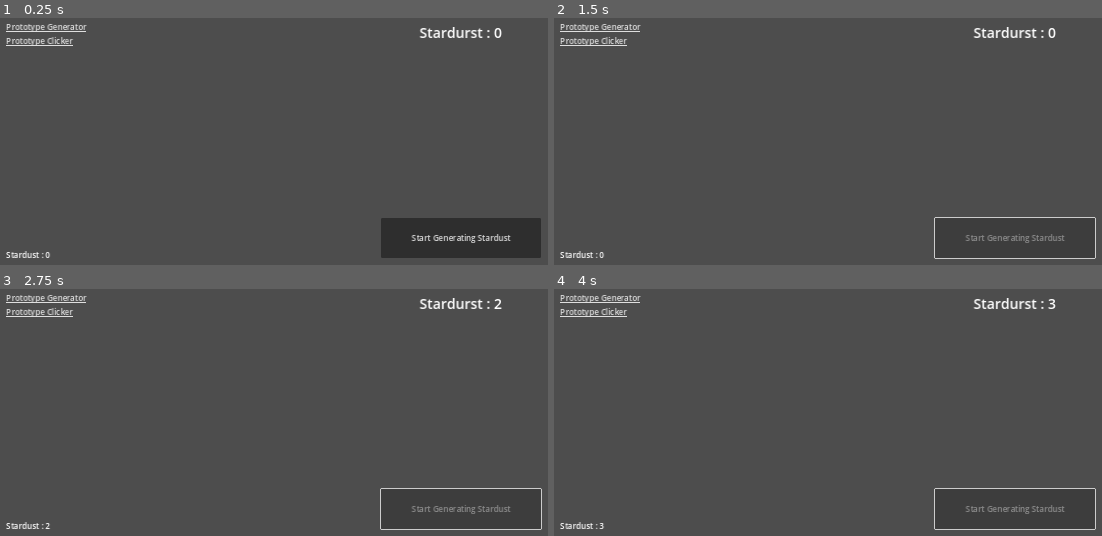
Above: before the commit, frames 1-4 (two rows, left to right).
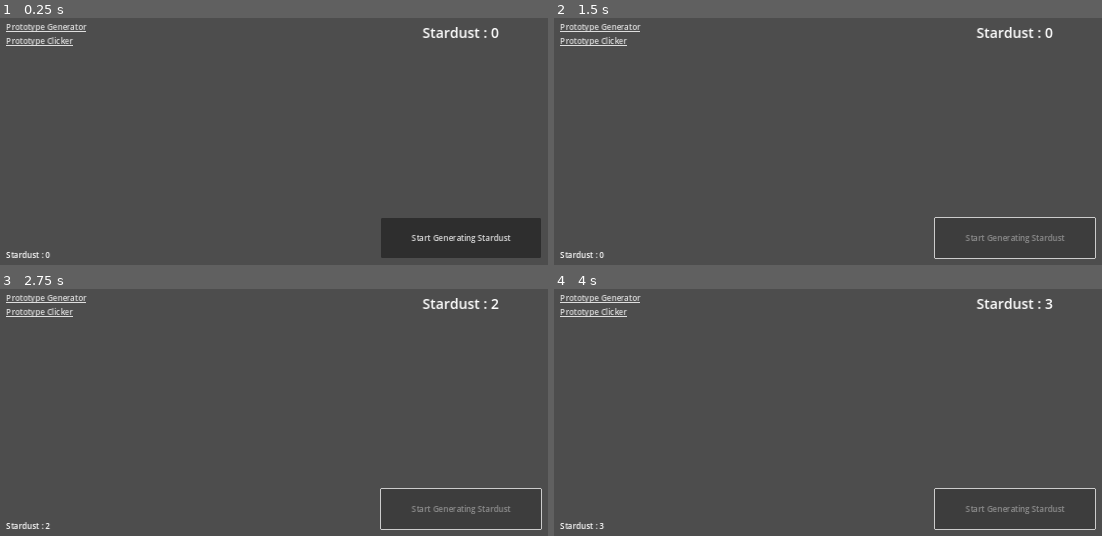
Above: after the commit, the same moments.

Repository: ZibelineDev/project_stardust_yt
Game: Godot game, scene res://scenes/game/game.tscn
Two runs of this game, one before a commit and one after it. Both use one fixed random seed, a clock stepped at 60 frames per second and the inputs below.
Inputs:
- Up to frame 1 (0.25 s): no input
- Up to frame 2 (1.5 s): click "Start Generating Stardust" at 0.5 s; tap Enter at 1.25 s
- Up to frame 3 (2.75 s): tap Space at 2 s
- Up to frame 4 (4 s): tap Enter at 2.75 s; tap Space at 3.5 s

The runs differ from the first frame. In frame 1, 0.4% of the frame differs, in the area x 76-92%, y 3-9%; in frame 2, 0.4%; in frame 3, 0.4%; in frame 4, 0.4%.

Commit message:
✨ Stardust resource handler

Diff:
--- a/scenes/game/game.tscn
+++ b/scenes/game/game.tscn
@@ -1,9 +1,15 @@
-[gd_scene load_steps=3 format=3 uid="uid://clfmkhvxqmbce"]
+[gd_scene load_steps=4 format=3 uid="uid://clfmkhvxqmbce"]
 
 [ext_resource type="Script" path="res://scenes/game/game.gd" id="1_ns8dq"]
 [ext_resource type="PackedScene" uid="uid://cjymagdl32vwk" path="res://scenes/user_interface/user_interface.tscn" id="2_2yt11"]
+[ext_resource type="Script" path="res://scripts/handlers/handler_stardust.gd" id="2_6k8n8"]
 
 [node name="Game" type="Node"]
 script = ExtResource("1_ns8dq")
 
+[node name="Handlers" type="Node" parent="."]
+
+[node name="Stardust" type="Node" parent="Handlers"]
+script = ExtResource("2_6k8n8")
+
 [node name="UserInterface" parent="." instance=ExtResource("2_2yt11")]
--- a/scenes/prototypes/clicker/prototype_clicker.gd
+++ b/scenes/prototypes/clicker/prototype_clicker.gd
@@ -2,9 +2,6 @@
 extends Control
 ## A clicker prototype creating stardust.
 
-
-## Reference to the label displaying the current amount of stardust created.
-@export var label : Label
 
 ## Reference to the user interface.
 @export var user_interface : UserInterface
@@ -14,26 +11,14 @@
 
 ## Initialize the label at launch.
 func _ready() -> void:
-	update_label_text()
-
 	visible = false
 
 	user_interface.navigation_requested.connect(_on_navigation_request)
 
 
-## Temporary function to update the label.
-func _process(_delta: float) -> void:
-	update_label_text()
-
-
 ## Create 1 stardust.
 func create_stardust() -> void:
-	Game.ref.data.stardust += 1
-
-
-## Update the text of the label to reflect a change in stardust amount.
-func update_label_text() -> void:
-	label.text = "Stardust : %s" %Game.ref.data.stardust
+	HandlerStardust.ref.create_stardust(1)
 
 
 ## Triggered when the create stardust button is pressed.
--- a/scenes/prototypes/clicker/prototype_clicker.tscn
+++ b/scenes/prototypes/clicker/prototype_clicker.tscn
@@ -1,8 +1,9 @@
-[gd_scene load_steps=2 format=3 uid="uid://dj748bsni0nws"]
+[gd_scene load_steps=3 format=3 uid="uid://dj748bsni0nws"]
 
 [ext_resource type="Script" path="res://scenes/prototypes/clicker/prototype_clicker.gd" id="1_3s870"]
+[ext_resource type="Script" path="res://scenes/user_interface/stardust_label.gd" id="2_jf2vm"]
 
-[node name="PrototypeClicker" type="Control" node_paths=PackedStringArray("label")]
+[node name="PrototypeClicker" type="Control"]
 layout_mode = 3
 anchors_preset = 15
 anchor_right = 1.0
@@ -10,7 +11,6 @@
 grow_horizontal = 2
 grow_vertical = 2
 script = ExtResource("1_3s870")
-label = NodePath("Label")
 
 [node name="Label" type="Label" parent="."]
 custom_minimum_size = Vector2(0, 80)
@@ -23,6 +23,7 @@
 text = "Stardust : <value>"
 horizontal_alignment = 1
 vertical_alignment = 1
+script = ExtResource("2_jf2vm")
 
 [node name="Button" type="Button" parent="."]
 custom_minimum_size = Vector2(320, 80)
--- a/scenes/prototypes/generator/prototype_generator.gd
+++ b/scenes/prototypes/generator/prototype_generator.gd
@@ -3,8 +3,6 @@
 ## Generator prototype creating stardust every seconds.
 
 
-## Reference to the label displaying the current amount of stardust in storage.
-@export var label : Label
 ## Reference to the button starting the generation.
 @export var button : Button
 ## Reference to the timer.
@@ -18,26 +16,14 @@
 
 ## Initizalize the label.
 func _ready() -> void:
-	update_label_text()
-
 	visible = true
 
 	user_interface.navigation_requested.connect(_on_navigation_request)
 
 
-## Temporary function to update the label.
-func _process(_delta: float) -> void:
-	update_label_text()
-
-
 ## Creates stardust and store it.
 func create_stardust() -> void:
-	Game.ref.data.stardust += 1
-
-
-## Updates the label text to match the current amount of stardust in storage.
-func update_label_text() -> void:
-	label.text = "Stardurst : %s" %Game.ref.data.stardust
+	HandlerStardust.ref.create_stardust(1)
 
 
 ## Start the timer and disable the button.
--- a/scenes/prototypes/generator/prototype_generator.tscn
+++ b/scenes/prototypes/generator/prototype_generator.tscn
@@ -1,8 +1,9 @@
-[gd_scene load_steps=2 format=3 uid="uid://d0l2xk3s1uftw"]
+[gd_scene load_steps=3 format=3 uid="uid://d0l2xk3s1uftw"]
 
 [ext_resource type="Script" path="res://scenes/prototypes/generator/prototype_generator.gd" id="1_214d0"]
+[ext_resource type="Script" path="res://scenes/user_interface/stardust_label.gd" id="2_eqcl3"]
 
-[node name="PrototypeGenerator" type="Control" node_paths=PackedStringArray("label", "button", "timer")]
+[node name="PrototypeGenerator" type="Control" node_paths=PackedStringArray("button", "timer")]
 layout_mode = 3
 anchors_preset = 15
 anchor_right = 1.0
@@ -10,7 +11,6 @@
 grow_horizontal = 2
 grow_vertical = 2
 script = ExtResource("1_214d0")
-label = NodePath("Label")
 button = NodePath("Button")
 timer = NodePath("Timer")
 
@@ -41,6 +41,7 @@
 text = "Stardust : <no_value>"
 horizontal_alignment = 1
 vertical_alignment = 1
+script = ExtResource("2_eqcl3")
 
 [node name="Timer" type="Timer" parent="."]
 
--- a/scenes/user_interface/stardust_label.gd
+++ b/scenes/user_interface/stardust_label.gd
@@ -3,11 +3,13 @@
 ## Displays the current amount of stardust available.
 
 
-## Temporary function to update the text.
-func _process(_delta: float) -> void:
+## Connecting signals.
+func _ready() -> void:
 	update_text()
+	HandlerStardust.ref.stardust_created.connect(update_text)
+	HandlerStardust.ref.stardust_consumed.connect(update_text)
 
 
 ## Updates the text the reflect the current amount of stardust.
-func update_text() -> void:
-	text = "Stardust : %s" %Game.ref.data.stardust
+func update_text(_quantity : int = -1) -> void:
+	text = "Stardust : %s" %HandlerStardust.ref.stardust()
--- /dev/null
+++ b/scripts/handlers/handler_stardust.gd
@@ -0,0 +1,43 @@
+class_name HandlerStardust
+extends Node
+## Manages stardust and related signals.
+
+## Singleton reference.
+static var ref : HandlerStardust
+
+
+## Singleton check.
+func _enter_tree() -> void:
+	if not ref:
+		ref = self
+		return
+
+	queue_free()
+
+
+## Emitted when stardust has been created.
+signal stardust_created(quantity : int)
+## Emitted when stardust has been consumed.
+signal stardust_consumed(quantity : int)
+
+
+## Returns the current amount of stardust available.
+func stardust() -> int:
+	return Game.ref.data.stardust
+
+
+## Create a specific amount of stardust.
+func create_stardust(quantity : int) -> void:
+	Game.ref.data.stardust += quantity
+	stardust_created.emit(quantity)
+
+
+## Consume a specific amount of stardust.
+func consume_stardust(quantity : int) -> Error:
+	if quantity > Game.ref.data.stardust:
+		return Error.FAILED
+
+	Game.ref.data.stardust -= quantity
+	stardust_consumed.emit(quantity)
+
+	return Error.OK
